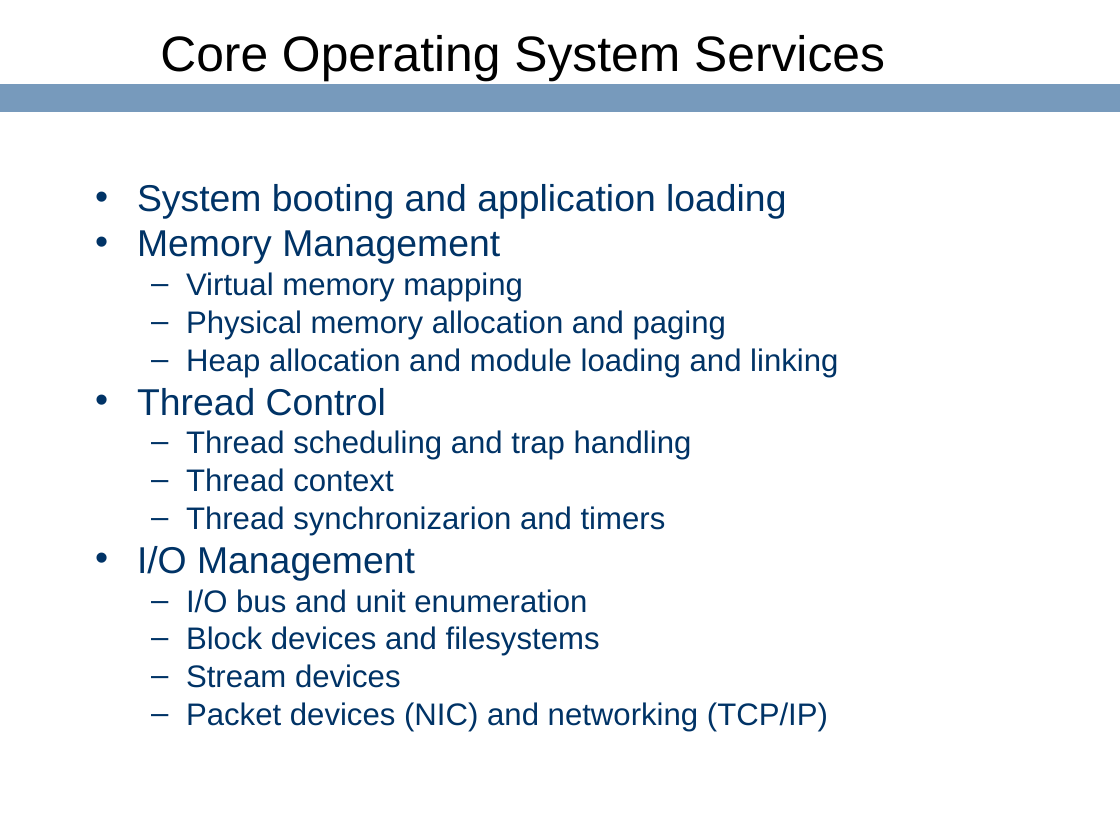
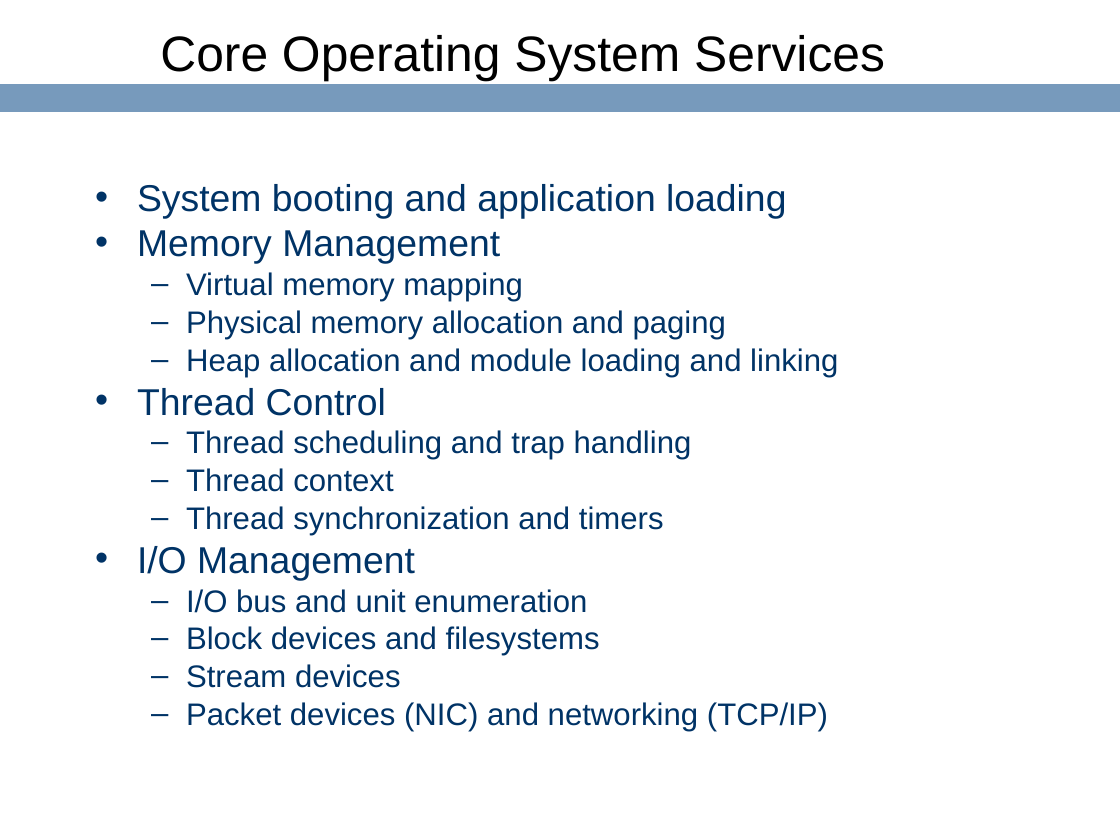
Before and after one commit to ringgaard/sanos, a slide deck: slide 5 of doc/sanostech.ppt. Drawn at 1120x840 pixels with LibreOffice and Linux fonts; fonts in the diff are those of the drawing; background and template pictures are left out. Boxes give left, top, right and bottom in pixels: in the first picture for what was removed or moved away, otherwise in the second. Text is boxed around its words. In the diff, an @@ line names an element or a change of style, - is before the commit and + after.

```diff
--- a/doc/sanostech.ppt
+++ b/doc/sanostech.ppt
@@ text at box(186, 506, 664, 535): text changed @@
-  – Thread synchronizarion and timers
+  – Thread synchronization and timers
```
Also in this commit, not shown: 1 other file.
